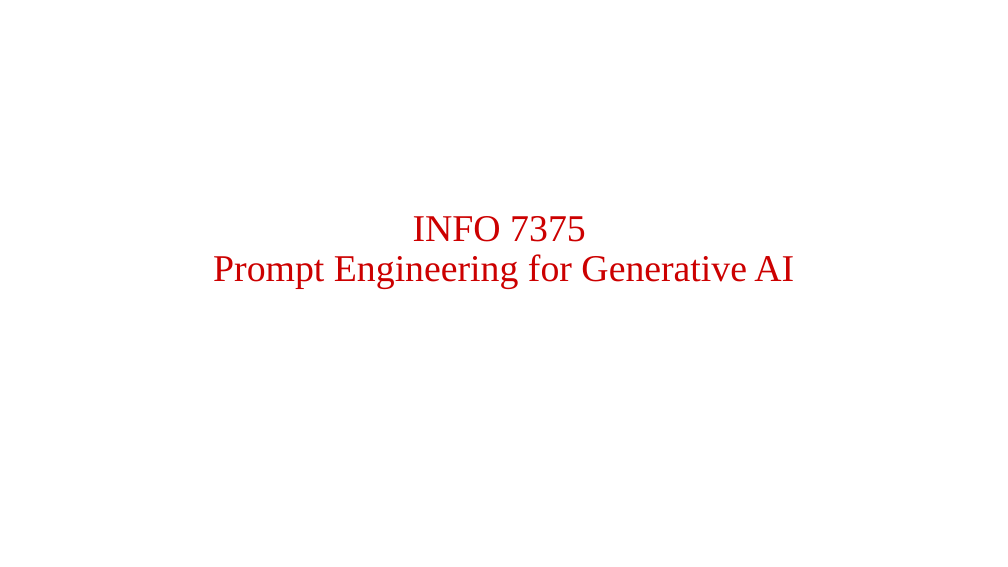
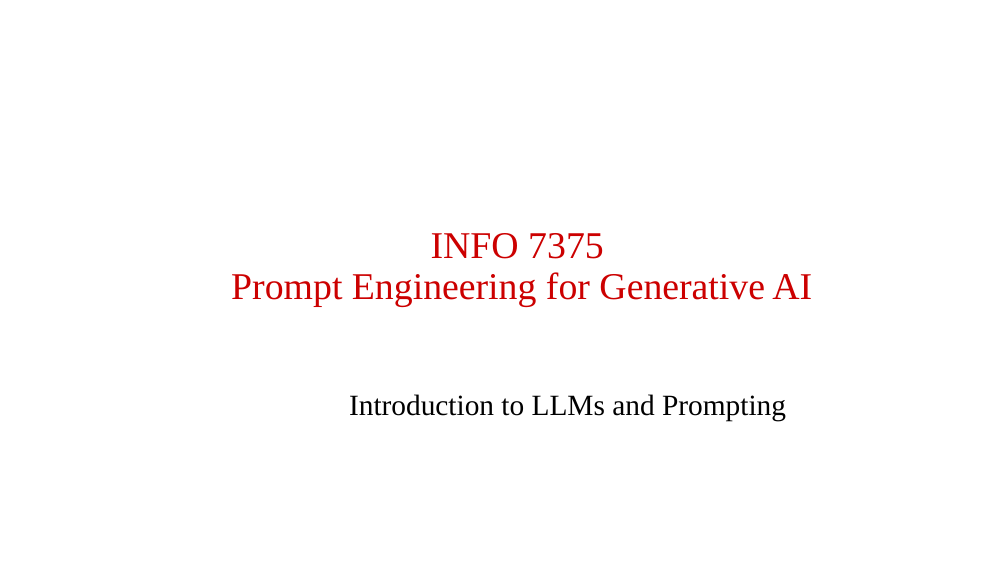
Before and after one commit to Humanitariansai/OPT, a slide deck: slide 1 of PROMPT_ENGINEERING_AND_AI/LLM-Intro_Prompting-SlideDecks_Videos_Quizzes/Introduction to LLMs and Prompting_Module1.pptx. Drawn at 1008x567 pixels with LibreOffice and Linux fonts; fonts in the diff are those of the drawing. Boxes give left, top, right and bottom in pixels: in the first picture for what was removed or moved away, otherwise in the second. Text is boxed around its words. In the diff, an @@ line names an element or a change of style, - is before the commit and + after.

```diff
--- a/PROMPT_ENGINEERING_AND_AI/LLM-Intro_Prompting-SlideDecks_Videos_Quizzes/Introduction to LLMs and Prompting_Module1.pptx
+++ b/PROMPT_ENGINEERING_AND_AI/LLM-Intro_Prompting-SlideDecks_Videos_Quizzes/Introduction to LLMs and Prompting_Module1.pptx
@@ title "INFO 7375 Prompt Engineering for ...": place and size @@
-title "INFO 7375 Prompt Engineering for ..." at [213,216,794,289]
+title "INFO 7375 Prompt Engineering for ..." at [231,233,812,307]
@@ title "INFO 7375 Prompt Engineering for ..." at [231,233,812,307]: vertical alignment bottom to middle @@
@@ text added at [349,394,786,421], 28 pt, text #000000 @@
+Introduction to LLMs and Prompting
```
Also in this commit, not shown: 3 other files.
